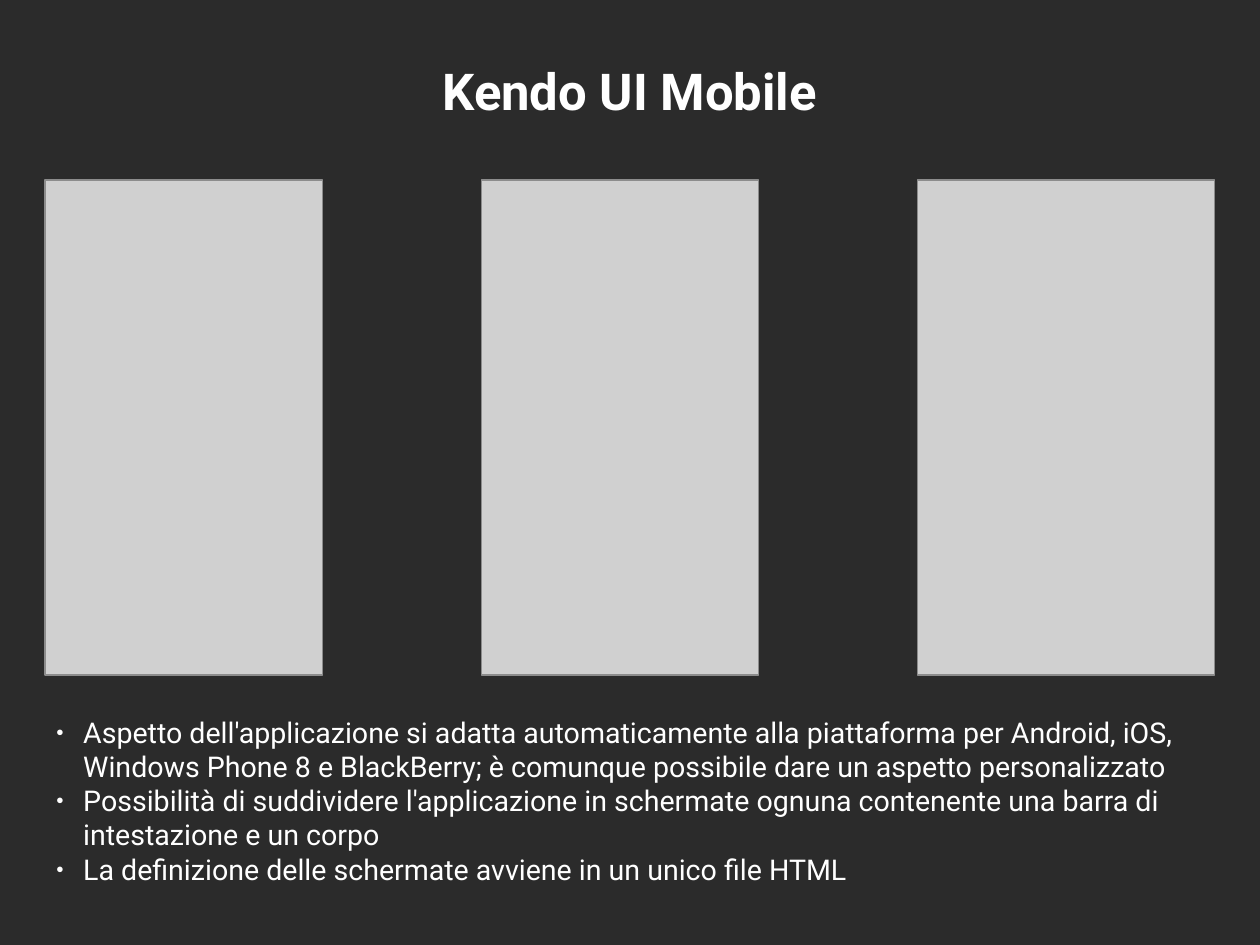
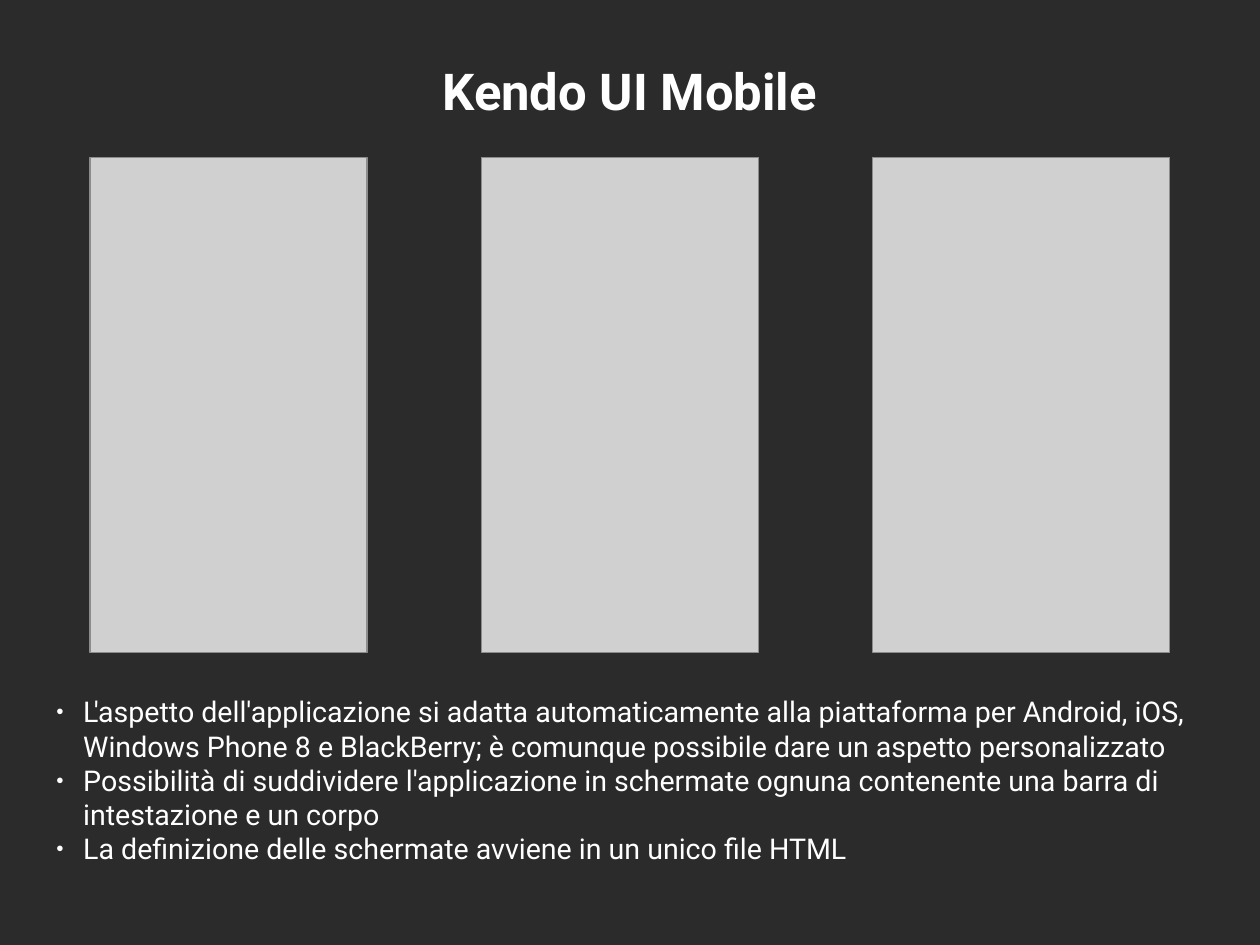
Before and after one commit to mircobe87/tesi-crossplatform, a slide deck: slide 8 of presentazione/presentazione.odp. Drawn at 1260x945 pixels with LibreOffice and Linux fonts; fonts in the diff are those of the drawing; grey boxes stand for pictures; background and template pictures are left out; a plain dark background stands for a picture behind light text. Boxes give left, top, right and bottom in pixels: in the first picture for what was removed or moved away, otherwise in the second. Text is boxed around its words. In the diff, an @@ line names an element or a change of style, - is before the commit and + after.

```diff
--- a/presentazione/presentazione.odp
+++ b/presentazione/presentazione.odp
@@ picture: place and size @@
-picture at bbox=[45, 180, 322, 675]
+picture at bbox=[90, 158, 368, 653]
@@ picture: place and size @@
-picture at bbox=[481, 180, 759, 675]
+picture at bbox=[481, 158, 759, 653]
@@ picture: place and size @@
-picture at bbox=[918, 180, 1215, 675]
+picture at bbox=[874, 158, 1171, 653]
@@ text "L'aspetto dell'applicazione si adatta automaticamente ...": place and size @@
-text "L'aspetto dell'applicazione si adatta automaticamente ..." at bbox=[83, 721, 1172, 881]
+text "L'aspetto dell'applicazione si adatta automaticamente ..." at bbox=[83, 700, 1184, 860]
@@ text at bbox=[83, 700, 1184, 763]: text changed @@
-● Aspetto dell'applicazione si adatta automaticamente alla piattaforma per Android, iOS, Windows Phone 8 e BlackBerry; è comunque possibile dare un aspetto personalizzato
+● L'aspetto dell'applicazione si adatta automaticamente alla piattaforma per Android, iOS, Windows Phone 8 e BlackBerry; è comunque possibile dare un aspetto personalizzato
```
Also in this commit, not shown: 1 other slide changed.
